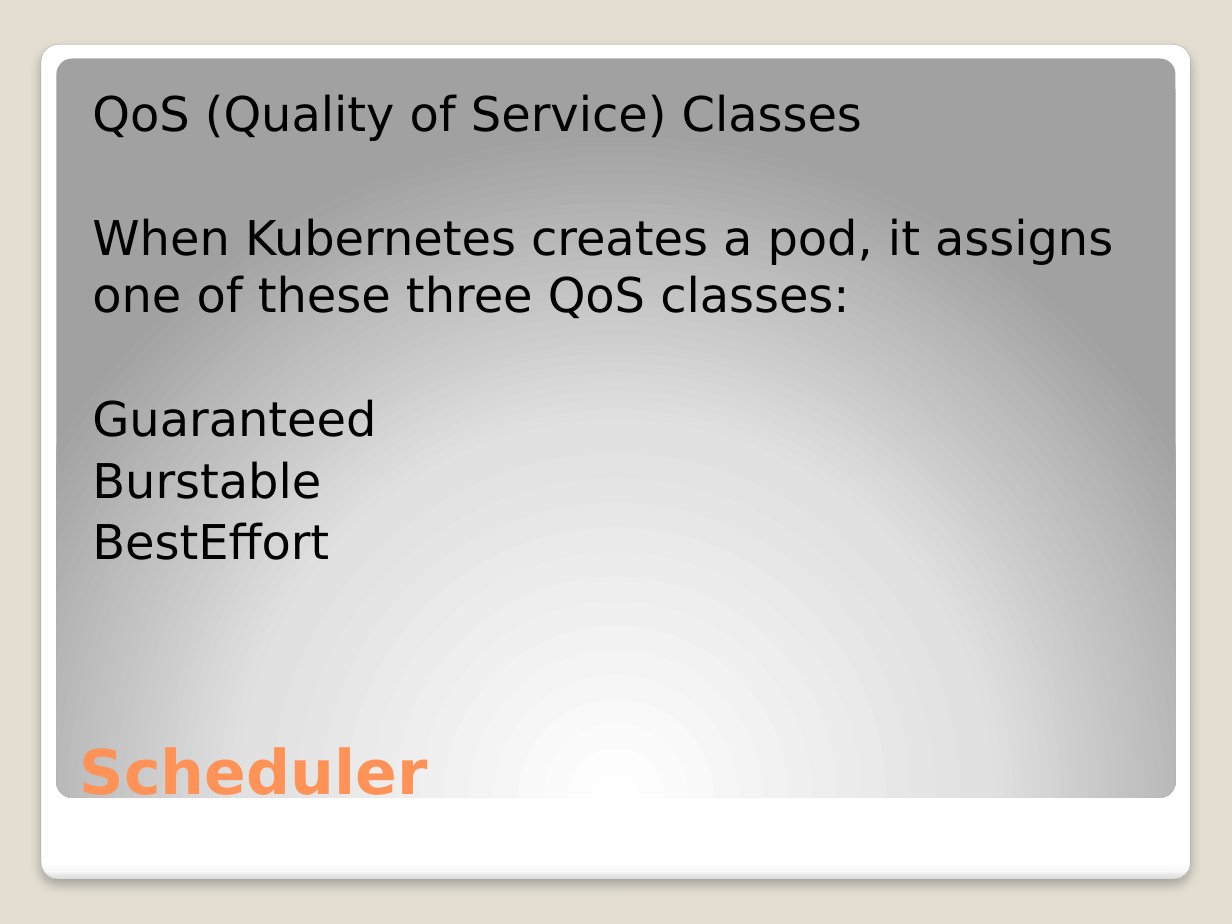
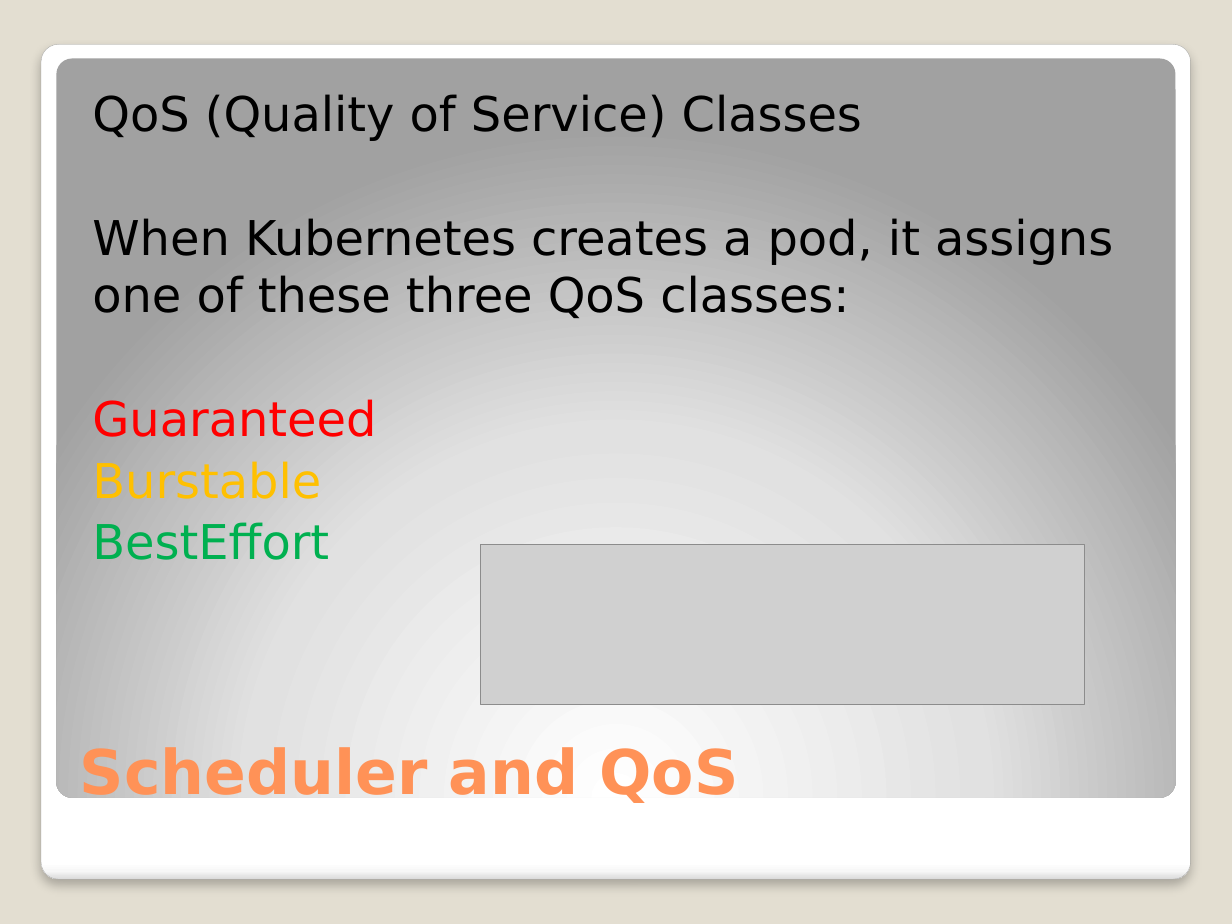
Before and after one commit to djkormo/k8s-AKS-primer, a slide deck: slide 18 of examples/atwar/presentation/Kubernetes at war on Azure.pptx (slide 16 before the commit). Drawn at 1232x924 pixels with LibreOffice and Linux fonts; fonts in the diff are those of the drawing; grey boxes stand for pictures. Boxes give left, top, right and bottom in pixels: in the first picture for what was removed or moved away, otherwise in the second. Text is boxed around its words. In the diff, an @@ line names an element or a change of style, - is before the commit and + after.

```diff
--- a/examples/atwar/presentation/Kubernetes at war on Azure.pptx
+++ b/examples/atwar/presentation/Kubernetes at war on Azure.pptx
@@ text at (92,399,376,560): text colour #000000 to #FF0000 in "Guaranteed"; text colour #000000 to #FFC000 in "Burstable"; text colour #000000 to #00B050 in "BestEffort" @@
@@ picture added at (480,545,1085,705) @@
@@ title at (80,745,739,808): text changed @@
-Scheduler
+Scheduler and QoS
```
Also in this commit, not shown: 2 other slides changed, 3 slides added.
